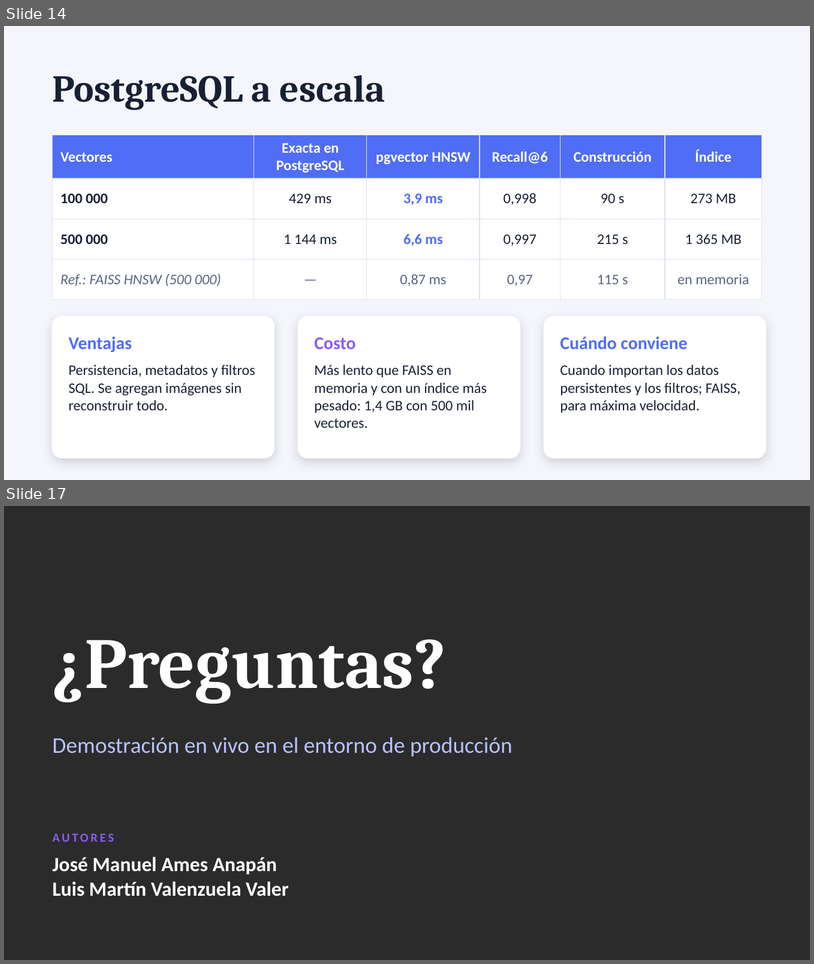
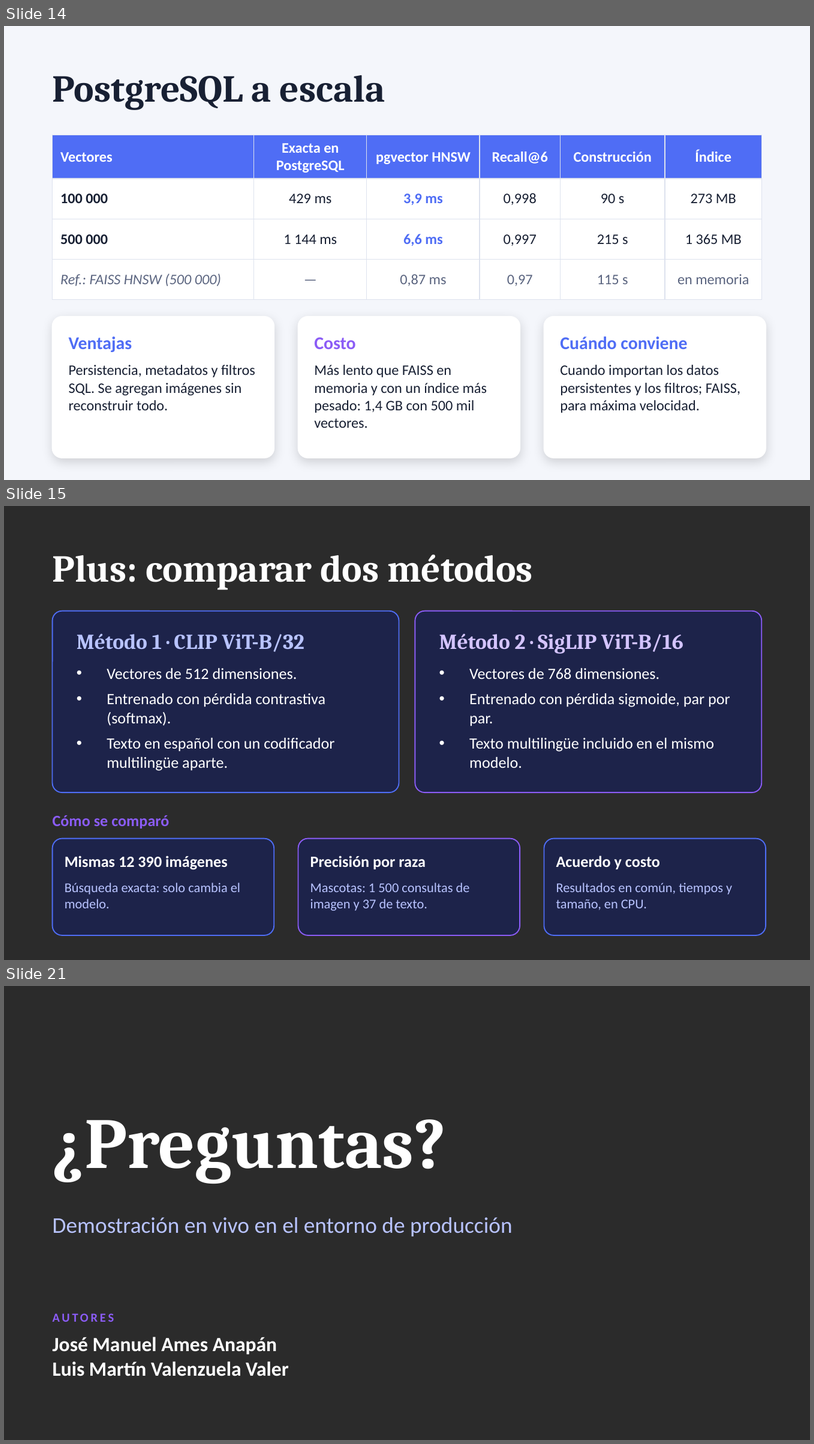
Before and after one commit to josemaames/PRESENTACI-N-FINAL---B-SQUEDA-MULTIMODAL-DE-IM-GENES, a slide deck: presentacion.pptx. Shown one above the other, each under a label of ours: slides 14 and 17 before the commit, slides 14, 15 and 21 after it; the slides between them are not shown. The pictures are 814x964 and 814x1444 pixels, drawn with LibreOffice and Linux fonts; fonts in the diff are those of the drawing; background and template pictures are left out; a plain dark background stands for a picture behind light text. Boxes give left, top, right and bottom in pixels: in the first picture for what was removed or moved away, otherwise in the second. Text is boxed around its words. In the diff, an @@ line names an element or a change of style, - is before the commit and + after.

```diff
--- a/presentacion.pptx
+++ b/presentacion.pptx
@@ slide 15 added at [4, 506, 810, 960], background picture (left out) @@
@@ text added at [53, 555, 533, 590], 34 pt, text #FFFFFF, bold @@
+Plus: comparar dos métodos
@@ rounded rectangle added at [53, 611, 399, 792], fill #1B2250 at 85% opacity, outline #4F6DF5 1 pt @@
@@ rounded rectangle added at [415, 611, 762, 792], fill #1B2250 at 85% opacity, outline #8B5CF6 1 pt @@
@@ text added at [77, 634, 305, 652], 19 pt, text #B8C3FF, bold @@
+Método 1 · CLIP ViT-B/32
@@ text added at [440, 634, 684, 654], 19 pt, text #D4C4FF, bold @@
+Método 2 · SigLIP ViT-B/16
@@ text added at [107, 668, 335, 771], 14 pt, text #FFFFFF @@
+• Vectores de 512 dimensiones.
+• Entrenado con pérdida contrastiva (softmax).
+• Texto en español con un codificador multilingüe aparte.
@@ text added at [470, 668, 731, 768], 14 pt, text #FFFFFF @@
+• Vectores de 768 dimensiones.
+• Entrenado con pérdida sigmoide, par por par.
+• Texto multilingüe incluido en el mismo modelo.
@@ text added at [53, 815, 169, 828], 14 pt, text #8B5CF6, bold @@
+Cómo se comparó
@@ rounded rectangle added at [53, 838, 274, 935], fill #1B2250 at 85% opacity, outline #4F6DF5 1 pt @@
@@ rounded rectangle added at [299, 838, 520, 935], fill #1B2250 at 85% opacity, outline #8B5CF6 1 pt @@
@@ rounded rectangle added at [544, 838, 766, 935], fill #1B2250 at 85% opacity, outline #4F6DF5 1 pt @@
@@ text added at [65, 855, 228, 870], 14 pt, text #FFFFFF, bold @@
+Mismas 12 390 imágenes
@@ text added at [311, 855, 426, 869], 14 pt, text #FFFFFF, bold @@
+Precisión por raza
@@ text added at [557, 855, 660, 869], 14 pt, text #FFFFFF, bold @@
+Acuerdo y costo
@@ text added at [65, 882, 240, 908], 12 pt, text #B8C3FF @@
+Búsqueda exacta: solo cambia el modelo.
@@ text added at [311, 882, 470, 910], 12 pt, text #B8C3FF @@
+Mascotas: 1 500 consultas de imagen y 37 de texto.
@@ text added at [557, 882, 732, 910], 12 pt, text #B8C3FF @@
+Resultados en común, tiempos y tamaño, en CPU.
@@ what was slide 17 is now slide 21 @@
```
Also in this commit, not shown: 3 slides changed, 3 other slides added, 9 other files.
